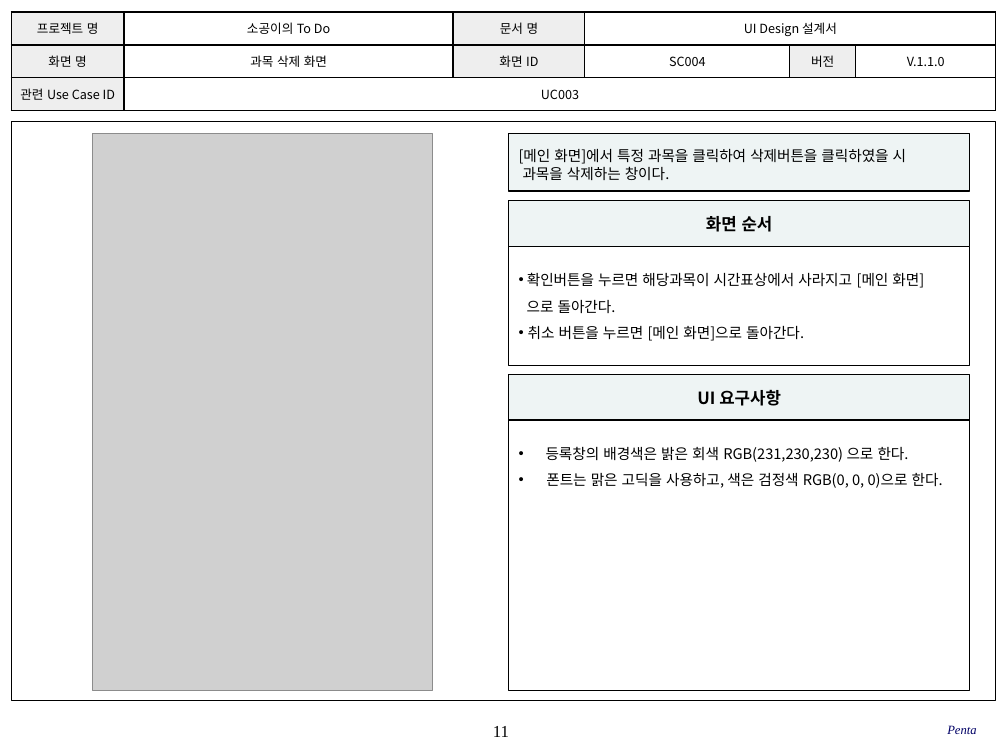
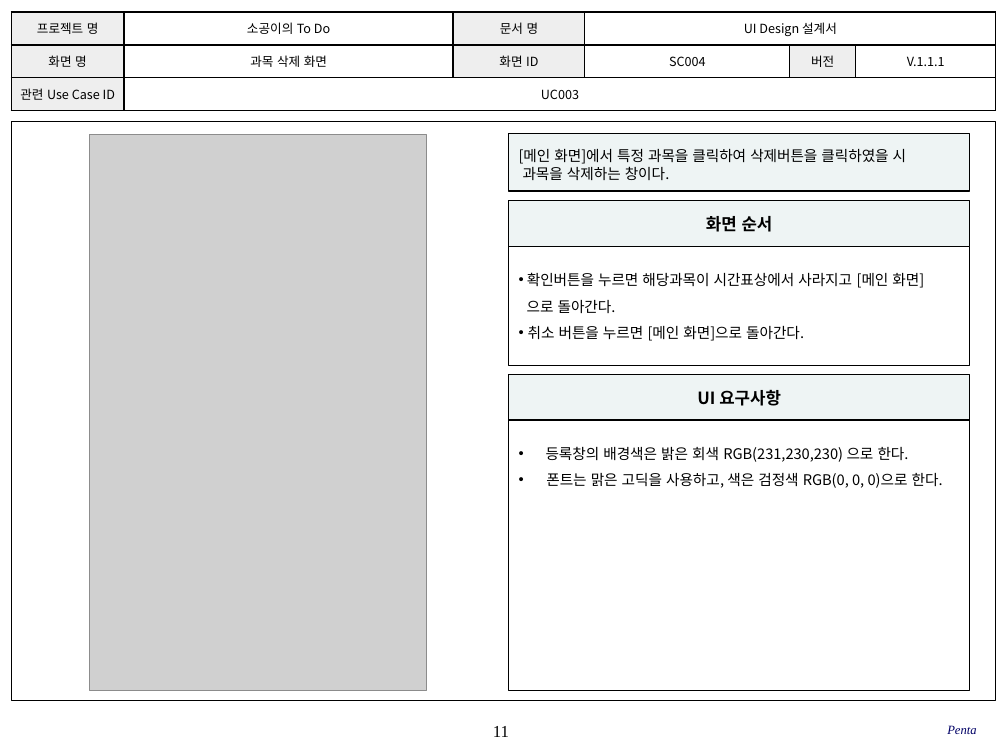
Before and after one commit to SE-admin/SE2017_5_mixharmony, a slide deck: slide 11 of doc/3_ 설계서/UI Design_05_penta.pptx. Drawn at 1008x756 pixels with LibreOffice and Linux fonts; fonts in the diff are those of the drawing; grey boxes stand for pictures; background and template pictures are left out. Boxes give left, top, right and bottom in pixels: in the first picture for what was removed or moved away, otherwise in the second. Text is boxed around its words. In the diff, an @@ line names an element or a change of style, - is before the commit and + after.

```diff
--- a/doc/3_ 설계서/UI Design_05_penta.pptx
+++ b/doc/3_ 설계서/UI Design_05_penta.pptx
@@ table at (x1=11, y1=12, x2=995, y2=111) @@
-row 2, column 6: V.1.1.0
+row 2, column 6: V.1.1.1
@@ picture resized from (x1=93, y1=133, x2=432, y2=689) to (x1=90, y1=135, x2=425, y2=691) @@
```
Also in this commit, not shown: 34 other slides changed.
